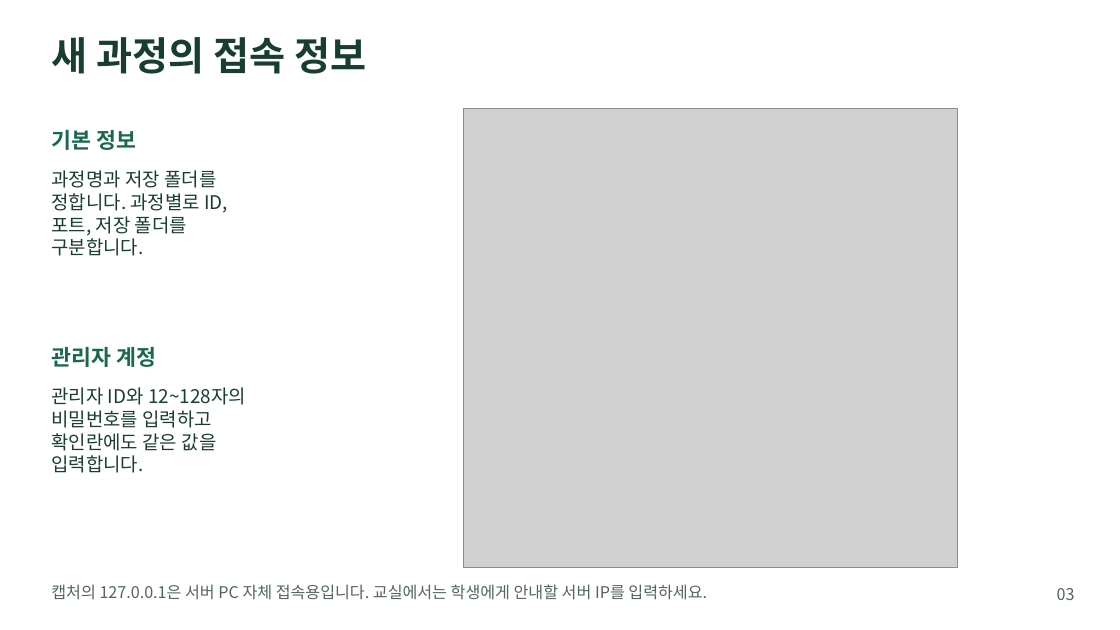
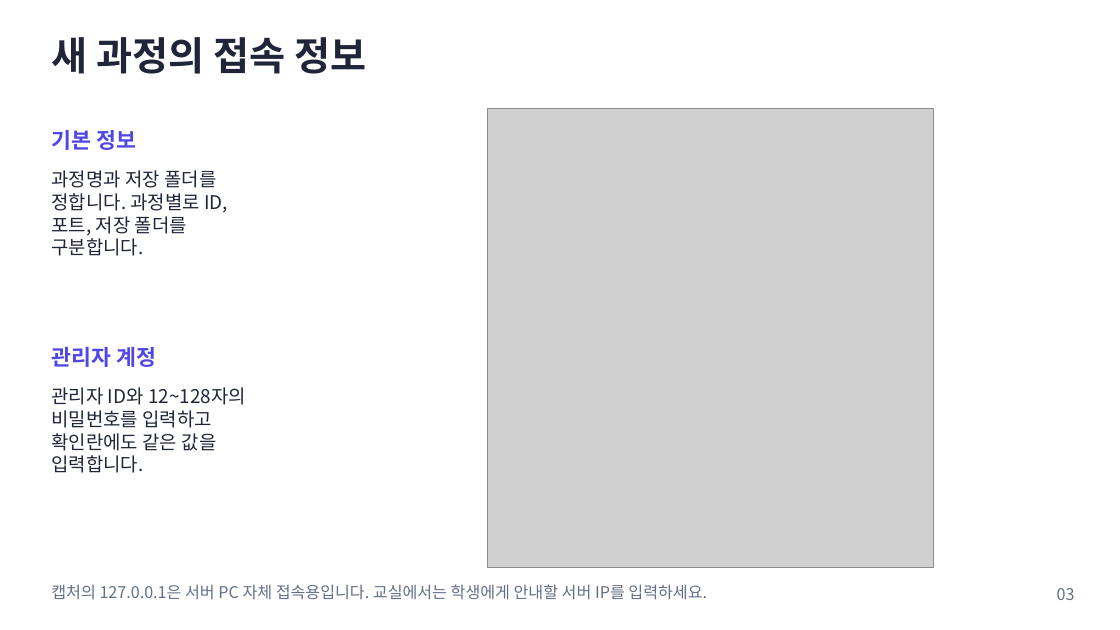
Before and after one commit to prozac0401/AssignmentHub, a slide deck: slide 3 of docs/manual/AssignmentHub_사용자_매뉴얼.pptx. Drawn at 1120x630 pixels with LibreOffice and Linux fonts; fonts in the diff are those of the drawing; grey boxes stand for pictures. Boxes give left, top, right and bottom in pixels: in the first picture for what was removed or moved away, otherwise in the second. Text is boxed around its words. In the diff, an @@ line names an element or a change of style, - is before the commit and + after.

```diff
--- a/docs/manual/AssignmentHub_사용자_매뉴얼.pptx
+++ b/docs/manual/AssignmentHub_사용자_매뉴얼.pptx
@@ picture: place and size @@
-picture at [464,108,957,566]
+picture at [487,108,933,566]
@@ text "기본 정보" at [51,130,136,150]: text colour #17684F to #4F46E5 @@
@@ text "관리자 계정" at [51,347,156,367]: text colour #17684F to #4F46E5 @@
@@ text colour #183E2E to #202539 in 3 elements at [51,37,367,74], [51,170,228,256], [51,387,246,473] @@
@@ text "캡처의 127.0.0.1은 서버 PC 자체 ..." at [51,584,707,600]: text colour #52665B to #647087 @@
@@ text "03" at [1057,588,1075,600]: text colour #52665B to #647087 @@
```
Also in this commit, not shown: 23 other slides changed, 3 slides added, 44 other files.
